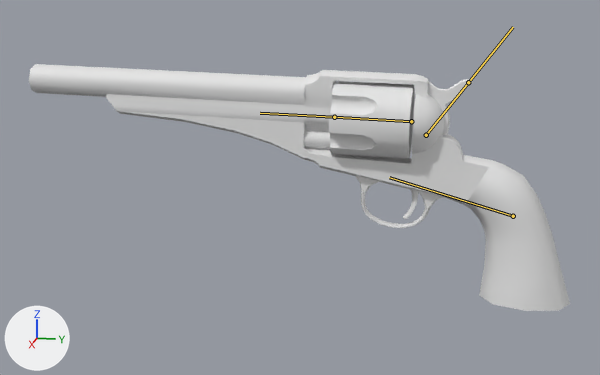
An edit to the FBX model 3D Assets/All Weapons/Player Weapons/WEP_RepeaterRevolver_001/WEP_ANI_RepeaterRevolver_001/WEP_Revolver_Repeater_Animations_Shoot_001.fbx, drawn before and after from the same camera.
Camera for both pictures: a 50 mm camera at (0.723, -0.045, 0.197) aimed at (0.001, -0.189, 0.017). Arrows for +X, +Y and +Z are at lower left; the lights stay in place. Both versions are drawn at frame 1 of the action 'Armature|Action'; the numbers are the values there. The bones that bend it are drawn over the model as lines.

In view in the first picture: 'Revolver'.
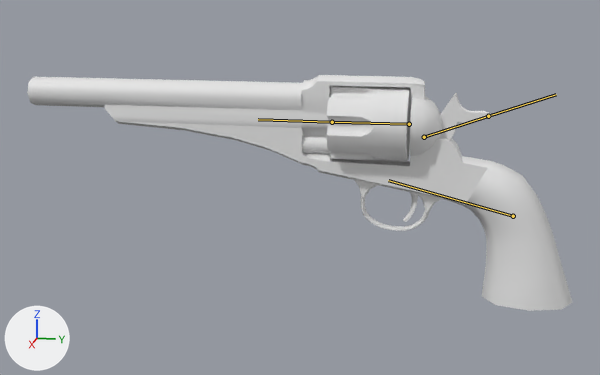
Diff of the bpy script that builds the scene:
```diff
--- a/3D Assets/All Weapons/Player Weapons/WEP_RepeaterRevolver_001/WEP_ANI_RepeaterRevolver_001/WEP_Revolver_Repeater_Animations_Shoot_001.fbx.py
+++ b/3D Assets/All Weapons/Player Weapons/WEP_RepeaterRevolver_001/WEP_ANI_RepeaterRevolver_001/WEP_Revolver_Repeater_Animations_Shoot_001.fbx.py
@@ bone_gun @@
 bone_gun = bpy.data.objects['Armature'].pose.bones['Gun']
-bone_gun.rotation_quaternion = (1.0, -0.013, 0.0, -0.001)  # degrees (-2, 0, 0)
+bone_gun.rotation_quaternion = (1.0, 0.0, 0.0, 0.0)  # degrees (0, 0, 0)
@@ bone_hammer @@
 bone_hammer = bpy.data.objects['Armature'].pose.bones['Hammer']  # child of 'Gun'
-bone_hammer.rotation_quaternion = (1.0, 0.0, 0.0, 0.0)  # degrees (0, 0, 0)
+bone_hammer.rotation_quaternion = (0.954, -0.3, 0.0, 0.0)  # degrees (-35, 0, 0)
@@ bone_cilinder @@
 bone_cilinder = bpy.data.objects['Armature'].pose.bones['Cilinder']  # child of 'Gun'
-bone_cilinder.rotation_quaternion = (1.0, 0.0, 0.0, 0.0)  # degrees (0, 0, 0)
+bone_cilinder.rotation_quaternion = (0.958, 0.0, 0.287, 0.0)  # degrees (0, 33, 0)
```

What differs and where, as boxes [x1, y1, x2, y2] in the pictures (600 x 375 px):
'Revolver', posed
    before: [29, 64, 570, 311]
    after: [27, 75, 573, 311]
bone 'Gun', root to tip
    before: (513, 216) to (389, 177)
    after: (513, 216) to (388, 180)
bone 'Hammer', root to tip
    before: (426, 135) to (468, 82)
    after: (424, 137) to (488, 116)
bone 'Cilinder', root to tip
    before: (411, 121) to (334, 117)
    after: (409, 124) to (332, 122)
